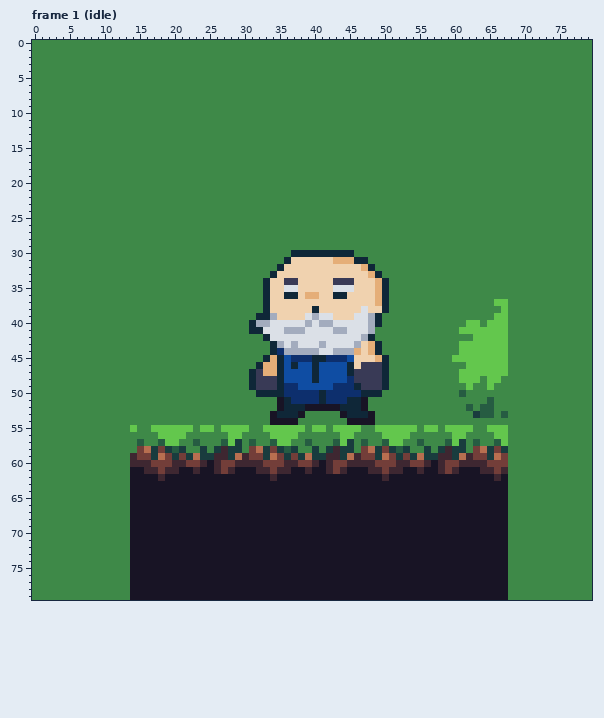
Pixel-art file, stored at Sprites/NPC-Gramps.aseprite. This is how it looked before the edit.
80x80 pixels, 5 frames. Colours within 5 levels of each other are drawn and written as one. Shown: frame 1 (idle). The commit also changed other frames, which this record leaves out.
The same view after the edit:
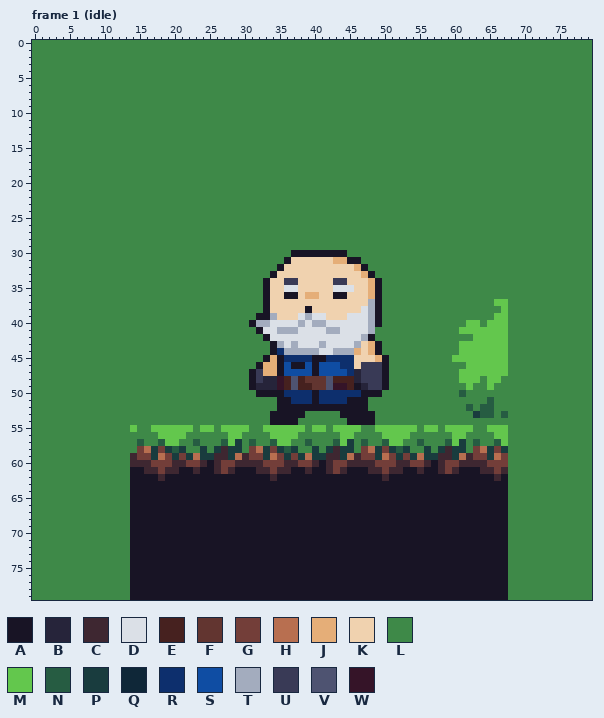
Palette (. is transparent): A #181425  B #26243a  C #3e2731  D #dbe0e7  E #46211f  F #623530  G #733e39  H #b86f50  J #e5ae78  K #f0d2af  L #3e8948  M #63c74d  N #265c42  P #193c3e  Q #0f2738  R #0d2f6d  S #0f4da3  T #a3acbe  U #393a56  V #4e5371  W #351428
From old to new:
--- frame 1 (idle), layer "Gramps"
@@ x 29..52 @@
 29 LLLLLLLLLLLLLLLLLLLLLLLL
-30 LLLLLLLLQQQQQQQQQLLLLLLL
-31 LLLLLLLQKKKKKKJJJQQLLLLL
-32 LLLLLLQKKKKKKKKKKKJQLLLL
-33 LLLLLQKKKKKKKKKKKKKJQLLL
-34 LLLLQKKUUKKKKKUUUKKKJQLL
-35 LLLLQKKDDKKKKKDDDKKKJQLL
-36 LLLLQKKQQKJJKKQQKKKKJQLL
-37 LLLLQKKKKKKKKKKKKKKKJQLL
-38 LLLLQKKKKKKQKKKKKKDKKQLL
-39 LLLQQTKKKKDTDDKKKDDTQLLL
-40 LLQTTDDDDDTDTTDDDDDTQLLL
-41 LLQQDDDTTTDDDDTTDDDTLLLL
-42 LLLLQDDDDDDDDDDDDDTQLLLL
-43 LLLLLQTDTDDDTDDDDTKJQLLL
-44 LLLLLQRTTTTTDDTTTJKJQLLL
-45 LLLLQJQSRRRQQRRRSKKKJQLL
-46 LLLQJJQSQSSQSSSSQKUUUQLL
-47 LLQUJJQSSSSQSSSSQUUUUQLL
-48 LLQUUUQSSSSQSSSSRUUUUQLL
-49 LLQUUUQRRSSSSSRRRQUUUQLL
-50 LLLQQQQRRRRRQRRRRRQQQLLL
-51 LLLLLLAQRRRRQRRRQQALLLLL
-52 LLLLLLAQQQAAAAAQQQALLLLL
-53 LLLLLAQQQALLLLLAQQQALLLL
+30 LLLLLLLLAAAAAAAALLLLLLLL
+31 LLLLLLLAKKKKKKJJAALLLLLL
+32 LLLLLLAKKKKKKKKKKJALLLLL
+33 LLLLLAKKKKKKKKKKKKJALLLL
+34 LLLLAKKUUKKKKKUUKKKJALLL
+35 LLLLAKKDDKKKKKDDDKKJALLL
+36 LLLLAKKAAKJJKKAAKKKJALLL
+37 LLLLAKKKKKKKKKKKKKKTALLL
+38 LLLLAKKKKKAKKKKKKKDTALLL
+39 LLLAATKKKDTDDKKKDDDTALLL
+40 LLATTDDDDTDTTDDDDDDTALLL
+41 LLLADDTTTDDDDTTDDDDTLLLL
+42 LLLLADDDDDDDDDDDDDTALLLL
+43 LLLLLATDTDDDTDDDDTKJALLL
+44 LLLLLARTTTTTDDTTTJKJALLL
+45 LLLLAJARRRRAARRRRKKKJALL
+46 LLLAJJASAASASSSRRKUUUALL
+47 LLAUJJASSSSASSSSRBUUUALL
+48 LLAUBBWEVEFFFVEEEBUUUALL
+49 LLABBBWEVEEFFVWWEABUUALL
+50 LLLAAAARRRRARRRRRRAAALLL
+51 LLLLLLAARRRARRRRAAALLLLL
+52 LLLLLLAAAAAAAAAAAAALLLLL
+53 LLLLLAAAAALLLLLAAAAALLLL
 54 LLLLLAAAALLLLLLLAAAALLLL
Changed places in both pictures, as pixel boxes (x1, y1, x2, y2):
changed: (249, 250, 389, 418)
